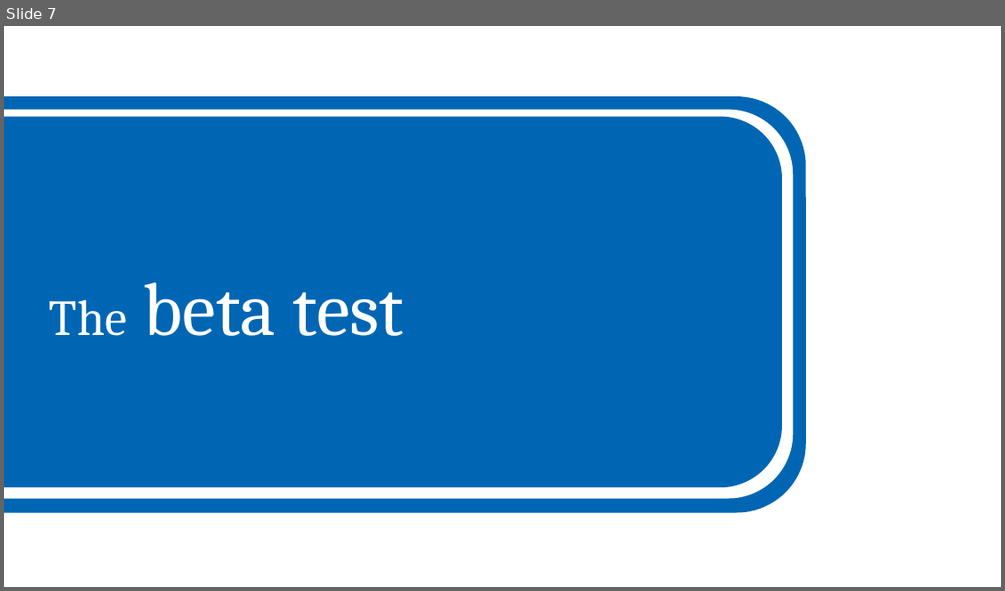
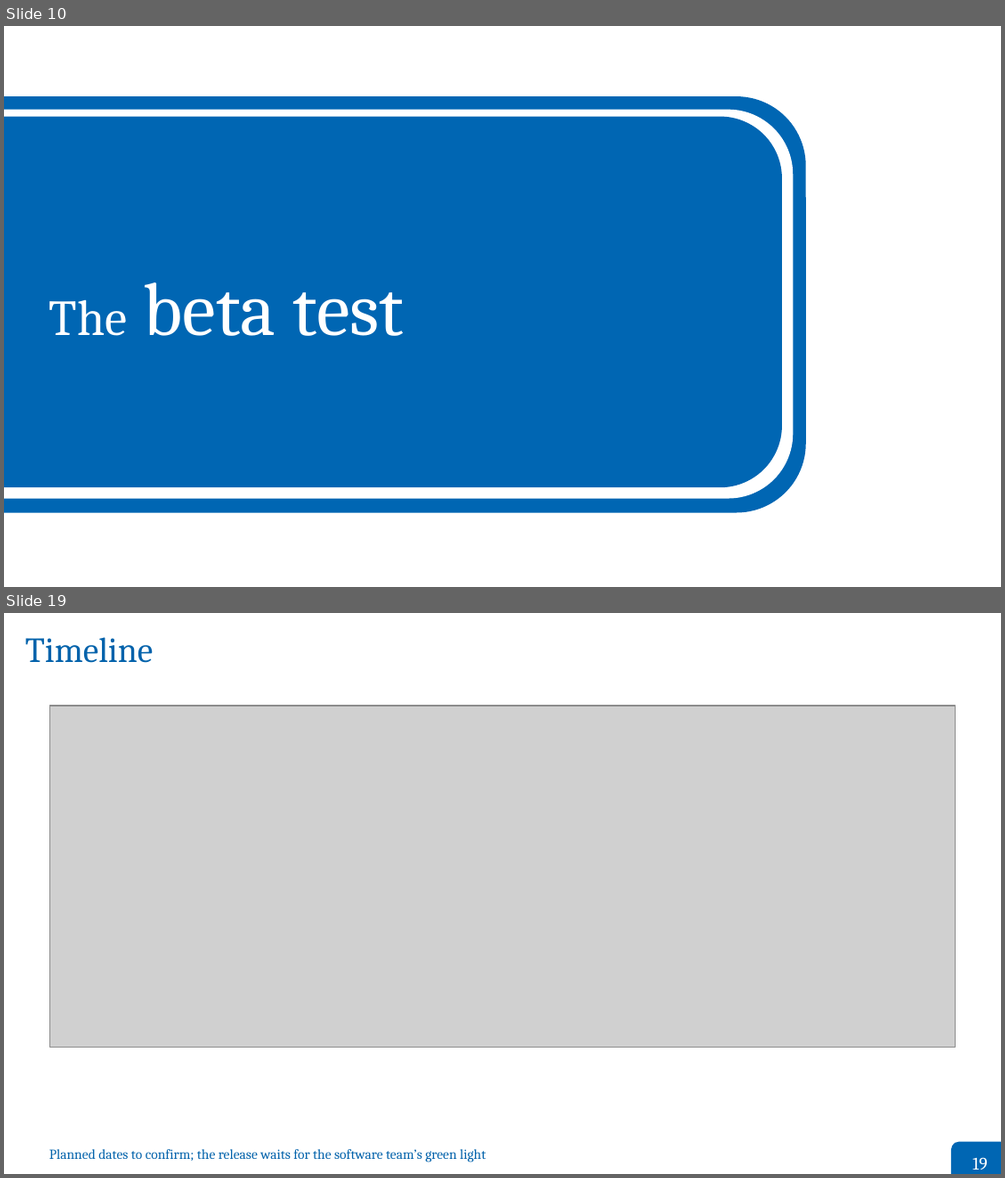
Before and after one commit to grand-mother/grand, a slide deck: resources/dev/dev-next/presentations/2026-10-01-GRAND_Weekly_Meeting/2026-10-01-Bustamante-GRAND_Weekly_Meeting.odp. Shown one above the other, each under a label of ours: slide 7 before the commit, slides 10 and 19 after it; the slides between them are not shown. The pictures are 1005x591 and 1005x1178 pixels, drawn with LibreOffice and Linux fonts; fonts in the diff are those of the drawing; grey boxes stand for pictures. Boxes give left, top, right and bottom in pixels: in the first picture for what was removed or moved away, otherwise in the second. Text is boxed around its words. In the diff, an @@ line names an element or a change of style, - is before the commit and + after.

```diff
--- a/resources/dev/dev-next/presentations/2026-10-01-GRAND_Weekly_Meeting/2026-10-01-Bustamante-GRAND_Weekly_Meeting.odp
+++ b/resources/dev/dev-next/presentations/2026-10-01-GRAND_Weekly_Meeting/2026-10-01-Bustamante-GRAND_Weekly_Meeting.odp
@@ slide 19 added at (4,613,1001,1174), background #FFFFFF @@
@@ title added at (25,637,153,663), 28 pt, text #0262AB @@
+Timeline
@@ picture added at (50,706,955,1047) @@
@@ rounded rectangle added at (951,1142,1001,1174), fill #0066B3 @@
@@ text added at (49,1149,485,1162), 11 pt, text #0262AB @@
+Planned dates to confirm; the release waits for the software team’s green light
@@ text added at (972,1157,987,1169), 14 pt, text #FFFFFF @@
+19
@@ what was slide 7 is now slide 10 @@
```
Also in this commit, not shown: 7 slides changed, 8 other slides added, 4 slides removed, 9 other files.
